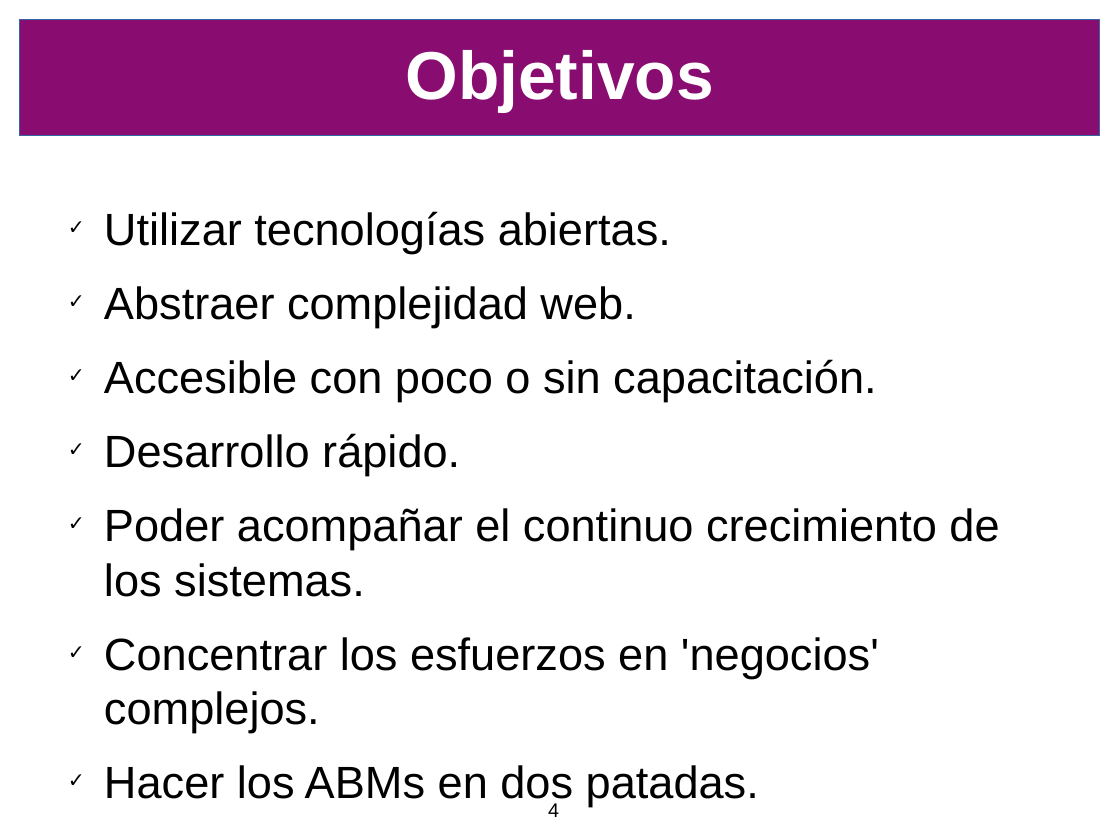
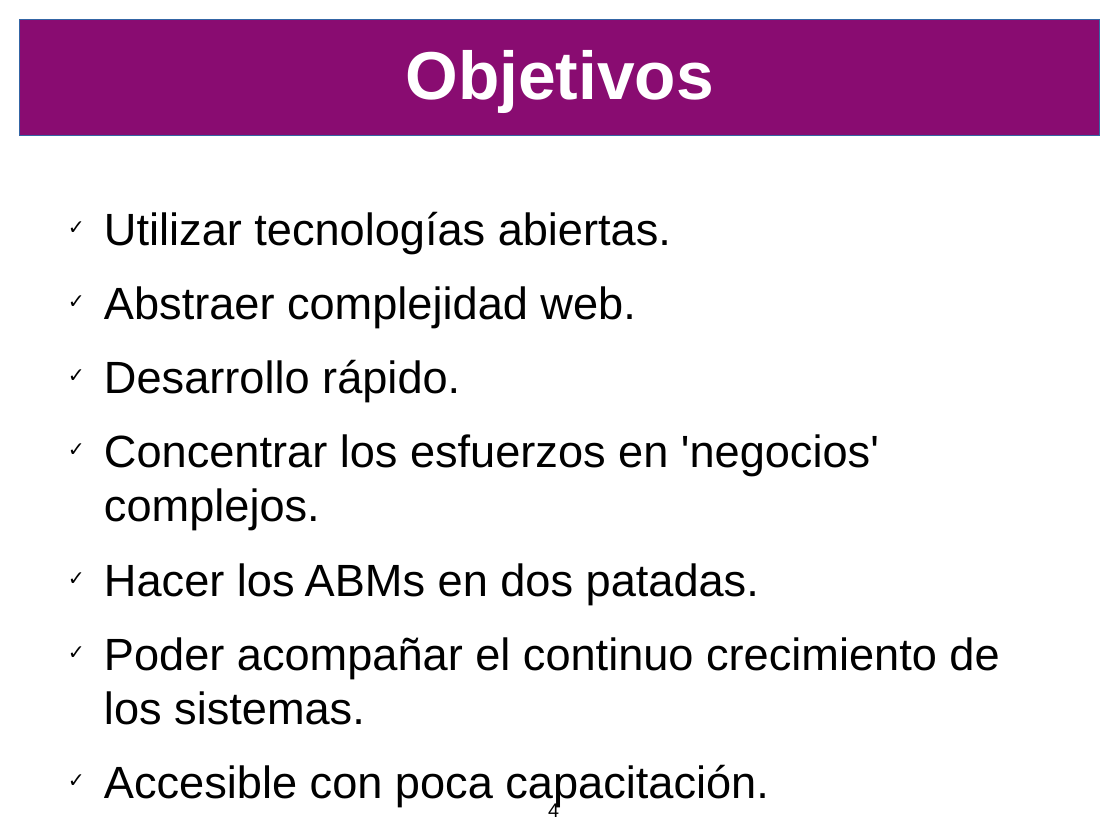
Before and after one commit to SIU-Toba/framework, a slide deck: slide 4 of doc/presentacion/CafeConf2006.odp. Drawn at 1120x840 pixels with LibreOffice and Linux fonts; fonts in the diff are those of the drawing; background and template pictures are left out. Boxes give left, top, right and bottom in pixels: in the first picture for what was removed or moved away, otherwise in the second. Text is boxed around its words. In the diff, an @@ line names an element or a change of style, - is before the commit and + after.

```diff
--- a/doc/presentacion/CafeConf2006.odp
+++ b/doc/presentacion/CafeConf2006.odp
@@ text at [104, 359, 876, 402]: paragraph removed @@
-✓ Accesible con poco o sin capacitación.
@@ text at [104, 508, 999, 597]: paragraph removed @@
-✓ Poder acompañar el continuo crecimiento de los sistemas.
@@ text at [104, 637, 999, 799]: paragraphs added @@
+✓ Poder acompañar el continuo crecimiento de los sistemas.
+✓ Accesible con poca capacitación.
```
Also in this commit, not shown: 7 other slides changed, 2 other files.
